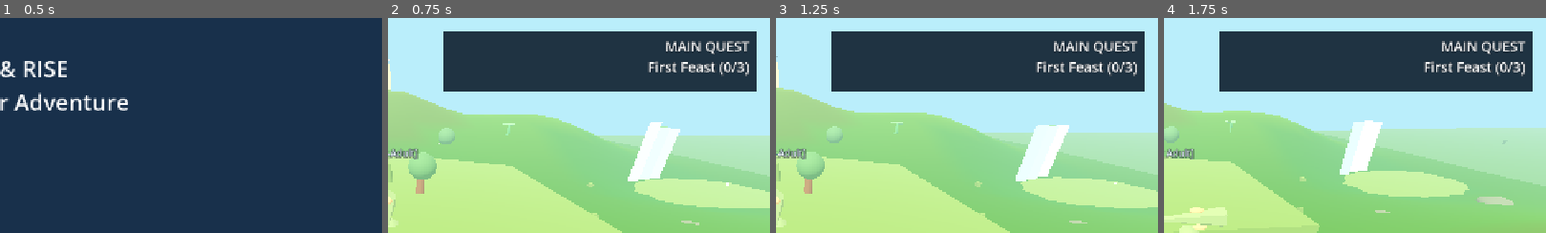
Above: before the commit, frames 1-4 (left to right).
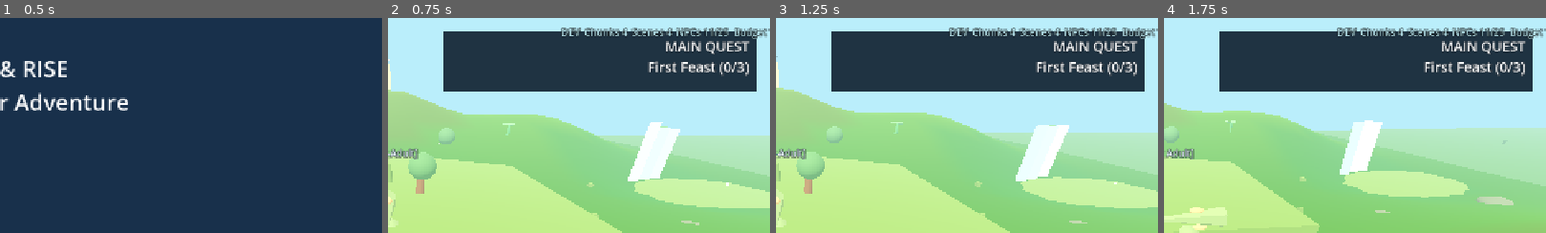
Above: after the commit, the same moments.

Repository: mschalle/Dino-Game
Game: Godot game, scene res://Main.tscn
Same seed, same stepped clock (60 frames per second), same inputs: the game is played once before the commit and once after it.
Inputs (mouse positions are % of the whole screen's width and height, from its top left):
- Up to frame 1 (0.5 s): no input
- Up to frame 2 (0.75 s): click "Play Adventure" at 0.5 s
- Up to frame 3 (1.25 s): no input
- Up to frame 4 (1.75 s): tap Enter at 1.25 s; move the mouse to (72, 45) at 1.27 s; hold D (move_right) from 1.28 s (still down); tap Space (dash) at 1.35 s; click (72, 45) at 1.42 s
The pictures show only the part of the screen within x 50-100%, y 0-50%; the shares and areas given below are measured in that part.

Frame 1 is identical in both runs. In frame 2, 1.3% of the frame differs, in the area x 45-100%, y 4-10%; in frame 3, 1.3%; in frame 4, 1.3%.

Commit message:
Add streaming diagnostics HUD

Diff:
--- a/game_hud.gd
+++ b/game_hud.gd
@@ -18,6 +18,7 @@
 var help_panel: ColorRect
 var target_panel: ColorRect
 var target_label: Label
+var diagnostics_label: Label
 var target_health_bar: ProgressBar
 var target_timer := 0.0
 var large_text_enabled := true
@@ -106,6 +107,13 @@
 	growth_bar.value = session.growth.progress_to_next_stage() * 100.0
 	quest_label.text = "MAIN QUEST\n%s" % quest_system.progress_text()
 	abilities_label.text = "%s\n%s" % [session.profile.ability_summary(session.growth.stage_index), cooldown_text]
+
+func update_diagnostics(metrics: Dictionary) -> void:
+	if diagnostics_label == null:
+		return
+	var npc_count := int(metrics.get("npc_count", 0))
+	diagnostics_label.text = "DEV  Chunks %d  Scenes %d  NPCs %d/25  Budget %.0f%%" % [int(metrics.get("active_chunks", 0)), int(metrics.get("loaded_chunk_scenes", 0)), npc_count, float(metrics.get("population_utilization", 0.0)) * 100.0]
+	diagnostics_label.modulate = Color("#ffcf70") if npc_count >= 20 else Color("#b8e6ef")
 
 func show_message(text: String) -> void:
 	message_label.text = text
@@ -226,6 +234,13 @@
 	message_label.add_theme_font_size_override("font_size", 22)
 	_style_text(message_label, Color("#fff3a6"), 5)
 	message_backdrop.add_child(message_label)
+	diagnostics_label = Label.new()
+	diagnostics_label.position = Vector2(930, 12)
+	diagnostics_label.size = Vector2(330, 28)
+	diagnostics_label.horizontal_alignment = HORIZONTAL_ALIGNMENT_RIGHT
+	diagnostics_label.add_theme_font_size_override("font_size", 14)
+	diagnostics_label.text = "DEV  Metrics initializing"
+	add_child(diagnostics_label)
 	controls_backdrop = ColorRect.new()
 	controls_backdrop.color = Color(0.02, 0.06, 0.1, 0.92)
 	controls_backdrop.position = Vector2(30, 674)
--- a/main.gd
+++ b/main.gd
@@ -114,6 +114,7 @@
 		food_spawner.set_tier_respawn_cooldowns(world_stream.active_tier_respawn_cooldowns())
 		world_stream.prune_inactive_actors(self)
 		world_stream.capture_population(self)
+		hud.update_diagnostics(world_stream.runtime_metrics(self))
 	if active_target != null and is_instance_valid(active_target):
 		var active_combat = active_target.get("combat")
 		if active_combat != null:
--- a/tests/run_tests.gd
+++ b/tests/run_tests.gd
@@ -26,6 +26,7 @@
 	_test_low_level_food_supply()
 	_test_habitat_food_filter()
 	_test_hud_contrast()
+	_test_runtime_metrics_warning()
 	_test_gameplay_integration()
 	_test_main_predator_gate_helper()
 	_test_save_recovery()
@@ -126,6 +127,10 @@
 	_check(not HABITAT_SPAWN_RULES.allows_tier("Nest Basin", "prey", 3), "Nest Basin should not support tier-3 prey")
 	_check(HABITAT_SPAWN_RULES.allows_tier("Redstone Badlands", "predator", 3), "Badlands should support tier-3 predators")
 	_check(not HABITAT_SPAWN_RULES.allows_tier("Ancient Meadow", "predator", 2), "Ancient Meadow should not support predators")
+
+func _test_runtime_metrics_warning() -> void:
+	var metrics := {"npc_count": 22, "population_utilization": 0.88}
+	_check(int(metrics.get("npc_count", 0)) >= 20, "Diagnostics warning threshold should be testable")
 
 func _test_predator_respawn_gate() -> void:
 	var predator := preload("res://predator.gd").new()
Not shown, changed: PROJECT_PLAN.md
